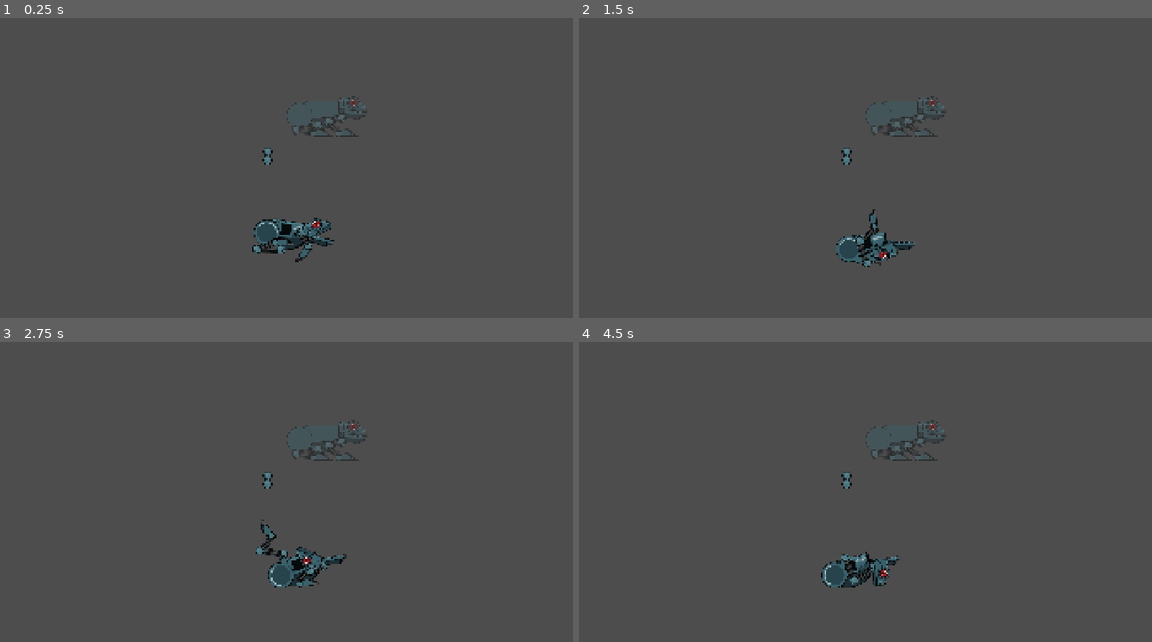
Above: before the commit, frames 1-4 (two rows, left to right).
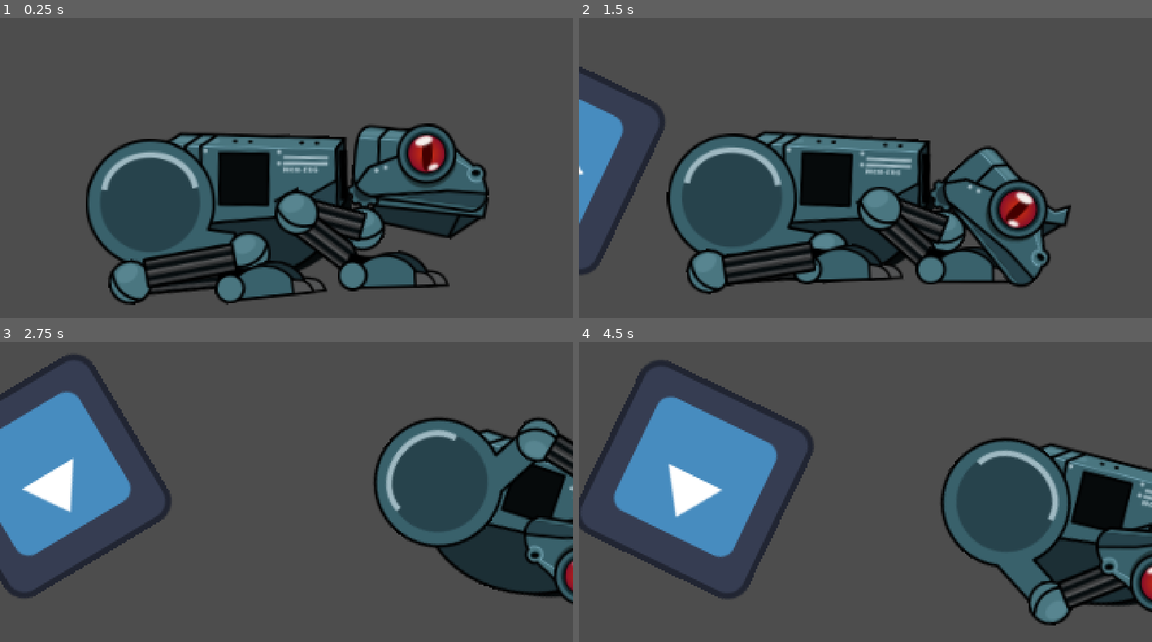
Above: after the commit, the same moments.

Repository: chirp-games/godot-wild-jam-98
Game: Godot game, scene res://game/player/skeleton.tscn
The game is run twice, just before and just after one commit, with the same random seed, the same clock (stepped at 60 frames per second) and the same inputs. The project has no main scene, so this scene is started directly. The engine's default icon, where the game draws it, is replaced by a stand-in: a white triangle on a blue panel in a dark square.
Inputs (mouse positions are in pixels of both pictures, inside the frame that each line leads up to):
- Up to frame 1 (0.25 s): no input
- Up to frame 2 (1.5 s): tap Enter (ui_accept) at 0.5, 0.77 s; move the mouse to (991, 141) at 0.52 s; hold Right (right) 0.53-1.25 s; tap B (enter_build_mode) at 0.6 s; click (991, 141) at 0.67 s; drag from (750, 174) to (836, 222) at 1.27 s
- Up to frame 3 (2.75 s): move the mouse to (343, 411) at 2.02 s; hold Left (left) from 2.03 s (still down); hold Right mouse button (right_click) from 2.03 s (still down)
- Up to frame 4 (4.5 s): release Left (left) at 2.75 s; release Right mouse button (right_click) at 2.75 s; drag from (836, 546) to (693, 432) at 2.77 s; move the mouse to (1037, 531) at 3.52 s; press the mouse at (1037, 531) at 3.53 s; hold Right (right) 3.53-4.25 s; tap Enter (ui_accept) at 3.77 s; release the mouse at (1037, 531) at 4.25 s; drag from (693, 432) to (779, 402) at 4.27 s

The runs differ from the first frame. In frame 1, 31% of the frame differs, in the area x 15-86%, y 26-96%; in frame 2, 31%, in the area x 0-86%, y 16-93%; in frame 3, 28%; in frame 4, 31%.
Error after the commit: Invalid access to property or key 'position' on a base object of type 'null instance'. (res://game/player/skeleton_helper.gd:19)

Commit message:
Looking cooked

Diff:
--- a/game/player/bonescript.gd
+++ b/game/player/bonescript.gd
@@ -8,7 +8,3 @@
 	freeze = true
 	await get_tree().physics_frame
 	freeze = false
-
-func _integrate_forces(state: PhysicsDirectBodyState2D) -> void:
-	if limit_rotation:
-		rotation = clamp(rotation, min_rotation, max_rotation)
--- /dev/null
+++ b/game/player/footscript.gd
@@ -0,0 +1,20 @@
+extends "res://game/player/bonescript.gd"
+
+var stick = false
+var on_floor = false
+var floor: Array = []
+
+func _integrate_forces(state: PhysicsDirectBodyState2D) -> void:
+	# https://forum.godotengine.org/t/how-to-check-if-rigid-body-is-on-floor/65679/3
+	var i := 0
+	on_floor = false
+	floor = []
+	while i < state.get_contact_count():
+		var normal := state.get_contact_local_normal(i)
+		#  1.0 would be perfectly straight up
+		#  0.0 is a wall
+		# -1.0 is a ceiling
+		if normal.dot(Vector2.UP) > 0.3: # this can be dialed in
+			floor.push_back(state.get_contact_collider_object(i))
+			on_floor = true
+		i += 1
--- a/game/player/skeleton.tscn
+++ b/game/player/skeleton.tscn
@@ -18,7 +18,10 @@
 [ext_resource type="Texture2D" uid="uid://dp6tseykdfxw1" path="res://assets/mech/front_leg_knee.png" id="15_22cju"]
 [ext_resource type="Texture2D" uid="uid://dak4wng1ttvt0" path="res://assets/mech/front_shoulder.png" id="16_wrff0"]
 [ext_resource type="Script" uid="uid://cn1jkdvg83ad" path="res://game/player/bonescript.gd" id="17_jyv1f"]
+[ext_resource type="Script" uid="uid://d08u66rfuf7sd" path="res://game/player/footscript.gd" id="18_y3vfw"]
 [ext_resource type="Script" uid="uid://y41pwcwnvd4a" path="res://game/player/rgff.gd" id="19_xjw62"]
+[ext_resource type="Texture2D" uid="uid://c8o38o30vq1wj" path="res://icon.svg" id="20_lmb3y"]
+[ext_resource type="Script" uid="uid://chy8inwh5wqxu" path="res://game/player/tmp.gd" id="20_q13t3"]
 
 [sub_resource type="SkeletonModification2DPhysicalBones" id="SkeletonModification2DPhysicalBones_mfhbq"]
 physical_bone_chain_length = 9
@@ -44,17 +47,20 @@
 [sub_resource type="RectangleShape2D" id="RectangleShape2D_74rma"]
 size = Vector2(47.384407, 20)
 
+[sub_resource type="PhysicsMaterial" id="PhysicsMaterial_xjw62"]
+friction = 10.0
+
 [sub_resource type="CircleShape2D" id="CircleShape2D_g4v7s"]
 radius = 9.0
 
 [sub_resource type="CircleShape2D" id="CircleShape2D_kaco7"]
-radius = 42.0
+radius = 38.0
 
 [sub_resource type="RectangleShape2D" id="RectangleShape2D_rh0cn"]
-size = Vector2(76.895485, 20)
+size = Vector2(60, 9)
 
 [sub_resource type="RectangleShape2D" id="RectangleShape2D_gl4q8"]
-size = Vector2(65.32082, 18.796524)
+size = Vector2(43.89777, 10.625719)
 
 [sub_resource type="PhysicsMaterial" id="PhysicsMaterial_heo5q"]
 friction = 10.0
@@ -75,12 +81,22 @@
 [sub_resource type="RectangleShape2D" id="RectangleShape2D_jyv1f"]
 size = Vector2(100, 0.2)
 
+[sub_resource type="PhysicsMaterial" id="PhysicsMaterial_y3vfw"]
+friction = 100.0
+rough = true
+
+[sub_resource type="RectangleShape2D" id="RectangleShape2D_y3vfw"]
+size = Vector2(128, 128)
+
 [node name="Player" type="Node2D" unique_id=1202274876]
 z_index = 90
 script = ExtResource("1_heo5q")
 
+[node name="Origin" type="Sprite2D" parent="." unique_id=966211339]
+texture = ExtResource("20_lmb3y")
+
 [node name="Skeleton" type="Skeleton2D" parent="." unique_id=634421146]
-position = Vector2(19, 220)
+position = Vector2(28, 289)
 modification_stack = SubResource("SkeletonModificationStack2D_gm6uc")
 script = ExtResource("1_mfhbq")
 
@@ -124,9 +140,6 @@
 [node name="FrontFoot" type="Bone2D" parent="Skeleton/Torso/FrontLegUpper/FrontLegLower" unique_id=2084860172]
 position = Vector2(35, 40)
 rest = Transform2D(1, 0, 0, 1, 35, 40)
-auto_calculate_length_and_angle = false
-length = 40.0
-bone_angle = 0.0
 metadata/_local_pose_override_enabled_ = true
 
 [node name="FrontAnkle" type="Sprite2D" parent="Skeleton/Torso/FrontLegUpper/FrontLegLower/FrontFoot" unique_id=78723055]
@@ -139,6 +152,7 @@
 
 [node name="Hip" type="Bone2D" parent="Skeleton/Torso" unique_id=1639960972]
 position = Vector2(-132, 11)
+rotation = 0.31415927
 rest = Transform2D(1, 0, 0, 1, -132, 11)
 metadata/_local_pose_override_enabled_ = true
 
@@ -149,42 +163,41 @@
 [node name="BackLegUpper" type="Bone2D" parent="Skeleton/Torso/Hip" unique_id=1768333170]
 position = Vector2(65, 34)
 rest = Transform2D(1, 0, 0, 1, 65, 34)
+editor_settings/show_bone_gizmo = false
 metadata/_local_pose_override_enabled_ = true
 
 [node name="BackLegKneeOne" type="Sprite2D" parent="Skeleton/Torso/Hip/BackLegUpper" unique_id=203887921]
 texture = ExtResource("11_bp242")
+
+[node name="BackLegLower" type="Bone2D" parent="Skeleton/Torso/Hip/BackLegUpper" unique_id=305870810]
+position = Vector2(-79, 16)
+rest = Transform2D(1, 0, 0, 1, -79, 16)
+editor_settings/show_bone_gizmo = false
+metadata/_local_pose_override_enabled_ = true
+
+[node name="BackLegBottom" type="Sprite2D" parent="Skeleton/Torso/Hip/BackLegUpper/BackLegLower" unique_id=40953053]
+position = Vector2(38, 3)
+texture = ExtResource("9_brh81")
+
+[node name="BackLegKnee2" type="Sprite2D" parent="Skeleton/Torso/Hip/BackLegUpper/BackLegLower" unique_id=1172838828]
+texture = ExtResource("10_ib3u0")
+
+[node name="BackFoot" type="Bone2D" parent="Skeleton/Torso/Hip/BackLegUpper/BackLegLower" unique_id=1880700446]
+position = Vector2(65, 9)
+rest = Transform2D(1, 0, 0, 1, 64, 13)
+metadata/_local_pose_override_enabled_ = true
+
+[node name="FrontAnkle" type="Sprite2D" parent="Skeleton/Torso/Hip/BackLegUpper/BackLegLower/BackFoot" unique_id=430912935]
+position = Vector2(4.5, -8)
+texture = ExtResource("2_gh012")
+
+[node name="Foot" type="Sprite2D" parent="Skeleton/Torso/Hip/BackLegUpper/BackLegLower/BackFoot" unique_id=1306850573]
+position = Vector2(27.5, -3)
+texture = ExtResource("3_usp30")
 
 [node name="BackLegTop" type="Sprite2D" parent="Skeleton/Torso/Hip/BackLegUpper" unique_id=1182707288]
 position = Vector2(-39, 9)
 texture = ExtResource("8_kjljb")
-
-[node name="BackLegLower" type="Bone2D" parent="Skeleton/Torso/Hip/BackLegUpper" unique_id=305870810]
-position = Vector2(-79, 16)
-rest = Transform2D(1, 0, 0, 1, -79, 16)
-metadata/_local_pose_override_enabled_ = true
-
-[node name="BackLegKnee2" type="Sprite2D" parent="Skeleton/Torso/Hip/BackLegUpper/BackLegLower" unique_id=1172838828]
-texture = ExtResource("10_ib3u0")
-
-[node name="BackLegBottom" type="Sprite2D" parent="Skeleton/Torso/Hip/BackLegUpper/BackLegLower" unique_id=40953053]
-position = Vector2(42, 6)
-texture = ExtResource("9_brh81")
-
-[node name="BackFoot" type="Bone2D" parent="Skeleton/Torso/Hip/BackLegUpper/BackLegLower" unique_id=1880700446]
-position = Vector2(64, 13)
-rest = Transform2D(1, 0, 0, 1, 64, 13)
-auto_calculate_length_and_angle = false
-length = 50.0
-bone_angle = 0.0
-metadata/_local_pose_override_enabled_ = true
-
-[node name="FrontAnkle" type="Sprite2D" parent="Skeleton/Torso/Hip/BackLegUpper/BackLegLower/BackFoot" unique_id=430912935]
-position = Vector2(4.5, -8)
-texture = ExtResource("2_gh012")
-
-[node name="Foot" type="Sprite2D" parent="Skeleton/Torso/Hip/BackLegUpper/BackLegLower/BackFoot" unique_id=1306850573]
-position = Vector2(27.5, -3)
-texture = ExtResource("3_usp30")
 
 [node name="Head" type="Bone2D" parent="Skeleton/Torso" unique_id=800167006]
 position = Vector2(12, -2)
@@ -207,7 +220,7 @@
 script = ExtResource("17_jyv1f")
 
 [node name="CollisionPolygon2D" type="CollisionPolygon2D" parent="Skeleton/Spine" unique_id=1294524556]
-position = Vector2(-54, 17)
+position = Vector2(-54, 18)
 polygon = PackedVector2Array(-80, 9, -82, -37, -59.5, -51.5, 51, -54, 56, -16, 56, 0, 44, 22, 26, 35, 0, 43, -23, 46, -48, 41, -65, 33, -75, 22)
 
 [node name="FrontLegUpper" type="PhysicalBone2D" parent="Skeleton/Spine" unique_id=375271140]
@@ -222,11 +235,7 @@
 unique_name_in_owner = true
 node_a = NodePath("../..")
 node_b = NodePath("..")
-angular_limit_enabled = true
-angular_limit_lower = -1.8186331
-angular_limit_upper = 1.2548918
-motor_enabled = true
-motor_target_velocity = 40.0
+disable_collision = false
 
 [node name="CollisionShape2D" type="CollisionShape2D" parent="Skeleton/Spine/FrontLegUpper" unique_id=803342897]
 position = Vector2(-21.626072, 5.7199564)
@@ -250,23 +259,23 @@
 unique_name_in_owner = true
 node_a = NodePath("../..")
 node_b = NodePath("..")
-motor_enabled = true
-motor_target_velocity = -50.0
+disable_collision = false
 
 [node name="FrontFoot" type="PhysicalBone2D" parent="Skeleton/Spine/FrontLegUpper/FrontLegLower" unique_id=526711555]
 position = Vector2(35, 40)
 collision_layer = 2
+physics_material_override = SubResource("PhysicsMaterial_xjw62")
 bone2d_nodepath = NodePath("../../../../Torso/FrontLegUpper/FrontLegLower/FrontFoot")
 bone2d_index = 3
-simulate_physics = true
-script = ExtResource("17_jyv1f")
+auto_configure_joint = false
+simulate_physics = true
+script = ExtResource("18_y3vfw")
 
 [node name="FrontAnkle" type="PinJoint2D" parent="Skeleton/Spine/FrontLegUpper/FrontLegLower/FrontFoot" unique_id=1068294014]
 unique_name_in_owner = true
 node_a = NodePath("../..")
 node_b = NodePath("..")
-motor_enabled = true
-motor_target_velocity = 50.0
+disable_collision = false
 
 [node name="Ankle" type="CollisionShape2D" parent="Skeleton/Spine/FrontLegUpper/FrontLegLower/FrontFoot" unique_id=124910151]
 shape = SubResource("CircleShape2D_g4v7s")
@@ -277,6 +286,7 @@
 [node name="Hip" type="PhysicalBone2D" parent="Skeleton/Spine" unique_id=178193537]
 position = Vector2(-132, 11)
 collision_layer = 2
+continuous_cd = 2
 bone2d_nodepath = NodePath("../../Torso/Hip")
 bone2d_index = 4
 simulate_physics = true
@@ -289,21 +299,24 @@
 unique_name_in_owner = true
 node_a = NodePath("../..")
 node_b = NodePath("..")
-angular_limit_enabled = true
-angular_limit_upper = 2.0943952
-motor_enabled = true
-motor_target_velocity = 80.0
+disable_collision = false
 
 [node name="BackLegUpper" type="PhysicalBone2D" parent="Skeleton/Spine/Hip" unique_id=1559069283]
 position = Vector2(65, 34)
 collision_layer = 2
+continuous_cd = 2
 bone2d_nodepath = NodePath("../../../Torso/Hip/BackLegUpper")
 bone2d_index = 5
 simulate_physics = true
 script = ExtResource("17_jyv1f")
 
+[node name="CollisionPolygon2D" type="CollisionPolygon2D" parent="Skeleton/Spine/Hip/BackLegUpper" unique_id=1970894223]
+position = Vector2(-3.8146973e-06, 1.5258789e-05)
+rotation = -0.19198622
+polygon = PackedVector2Array(-70.225, 1.75, -70.24037, -5.5036316, -80.601, 0.6)
+
 [node name="CollisionShape2D" type="CollisionShape2D" parent="Skeleton/Spine/Hip/BackLegUpper" unique_id=911202]
-position = Vector2(-38, 8)
+position = Vector2(-40, 5)
 rotation = -0.19120474
 shape = SubResource("RectangleShape2D_rh0cn")
 
@@ -311,51 +324,54 @@
 unique_name_in_owner = true
 node_a = NodePath("../..")
 node_b = NodePath("..")
-motor_enabled = true
-motor_target_velocity = 40.0
+disable_collision = false
 
 [node name="BackLegLower" type="PhysicalBone2D" parent="Skeleton/Spine/Hip/BackLegUpper" unique_id=1461791939]
 position = Vector2(-79, 16)
 collision_layer = 2
+continuous_cd = 2
 bone2d_nodepath = NodePath("../../../../Torso/Hip/BackLegUpper/BackLegLower")
 bone2d_index = 6
 simulate_physics = true
 script = ExtResource("17_jyv1f")
 
 [node name="CollisionShape2D" type="CollisionShape2D" parent="Skeleton/Spine/Hip/BackLegUpper/BackLegLower" unique_id=2427312]
-position = Vector2(32, 6)
-rotation = 0.10567293
-scale = Vector2(0.99999994, 0.99999994)
+position = Vector2(33.912678, 6.3223877)
+rotation = 0.078539826
+scale = Vector2(0.9999998, 0.9999998)
 shape = SubResource("RectangleShape2D_gl4q8")
 
+[node name="CollisionPolygon2D" type="CollisionPolygon2D" parent="Skeleton/Spine/Hip/BackLegUpper/BackLegLower" unique_id=968860291]
+polygon = PackedVector2Array(12.45, -0.7, 11.62, 9.9, 0.01, 0)
+
 [node name="BackKnee" type="PinJoint2D" parent="Skeleton/Spine/Hip/BackLegUpper/BackLegLower" unique_id=1824094392]
 unique_name_in_owner = true
 node_a = NodePath("../..")
 node_b = NodePath("..")
-motor_enabled = true
-motor_target_velocity = -110.0
+disable_collision = false
 
 [node name="BackFoot" type="PhysicalBone2D" parent="Skeleton/Spine/Hip/BackLegUpper/BackLegLower" unique_id=296062197]
-position = Vector2(64, 13)
+position = Vector2(65, 9)
 collision_layer = 2
 physics_material_override = SubResource("PhysicsMaterial_heo5q")
+continuous_cd = 2
 bone2d_nodepath = NodePath("../../../../../Torso/Hip/BackLegUpper/BackLegLower/BackFoot")
 bone2d_index = 7
-simulate_physics = true
-script = ExtResource("17_jyv1f")
+auto_configure_joint = false
+simulate_physics = true
+script = ExtResource("18_y3vfw")
+
+[node name="BackAnkle" type="PinJoint2D" parent="Skeleton/Spine/Hip/BackLegUpper/BackLegLower/BackFoot" unique_id=478208290]
+unique_name_in_owner = true
+node_a = NodePath("../..")
+node_b = NodePath("..")
+disable_collision = false
 
 [node name="Ankle" type="CollisionShape2D" parent="Skeleton/Spine/Hip/BackLegUpper/BackLegLower/BackFoot" unique_id=1386536092]
 shape = SubResource("CircleShape2D_g4v7s")
 
-[node name="BackAnkle" type="PinJoint2D" parent="Skeleton/Spine/Hip/BackLegUpper/BackLegLower/BackFoot" unique_id=478208290]
-unique_name_in_owner = true
-node_a = NodePath("../..")
-node_b = NodePath("..")
-motor_enabled = true
-motor_target_velocity = 3.0
-
 [node name="Foot" type="CollisionPolygon2D" parent="Skeleton/Spine/Hip/BackLegUpper/BackLegLower/BackFoot" unique_id=672438264]
-polygon = PackedVector2Array(-3, -15, 15, -12, 28, -15, 37, -14, 46, -8, 50, -2, 58, -1, 62, 3, 65, 9, 0, 9, -6, 0, -6, -10)
+polygon = PackedVector2Array(5, -7, 15, -12, 28, -15, 37, -14, 46, -8, 50, -2, 58, -1, 62, 3, 65, 9, 0, 9)
 
 [node name="Head" type="PhysicalBone2D" parent="Skeleton/Spine" unique_id=155870823]
 position = Vector2(12, -2)
@@ -369,15 +385,14 @@
 unique_name_in_owner = true
 node_a = NodePath("../..")
 node_b = NodePath("..")
-motor_enabled = true
-motor_target_velocity = -22.0
+disable_collision = false
 
 [node name="CollisionShape2D" type="CollisionShape2D" parent="Skeleton/Spine/Head" unique_id=1366250040]
 position = Vector2(36, -22)
 shape = SubResource("RectangleShape2D_h3fx5")
 
 [node name="BackTarget" type="Marker2D" parent="." unique_id=280282172]
-position = Vector2(-42, 64)
+position = Vector2(-65, 298)
 
 [node name="FrontTarget" type="Marker2D" parent="." unique_id=840696397]
 position = Vector2(39, 144)
@@ -388,6 +403,8 @@
 texture = ExtResource("5_eeltd")
 
 [node name="Camera2D" type="Camera2D" parent="." unique_id=1505775540]
+position = Vector2(26, 272)
+zoom = Vector2(5, 5)
 
 [node name="StaticBody2D" type="StaticBody2D" parent="." unique_id=875768222]
 position = Vector2(-9, 370)
@@ -451,3 +468,20 @@
 [node name="CollisionShape2D" type="CollisionShape2D" parent="StaticBody2D3" unique_id=910625212]
 shape = SubResource("RectangleShape2D_jyv1f")
 disabled = true
+
+[node name="RigidBody2D" type="RigidBody2D" parent="." unique_id=108748743]
+position = Vector2(-320, 231)
+physics_material_override = SubResource("PhysicsMaterial_y3vfw")
+contact_monitor = true
+max_contacts_reported = 1
+script = ExtResource("20_q13t3")
+
+[node name="Sprite2D" type="Sprite2D" parent="RigidBody2D" unique_id=1257274436]
+texture = ExtResource("20_lmb3y")
+
+[node name="CollisionShape2D" type="CollisionShape2D" parent="RigidBody2D" unique_id=685289858]
+shape = SubResource("RectangleShape2D_y3vfw")
+
+[node name="Angle" type="Sprite2D" parent="RigidBody2D" unique_id=765376384]
+unique_name_in_owner = true
+texture = ExtResource("10_ib3u0")
--- a/game/player/skeleton_helper.gd
+++ b/game/player/skeleton_helper.gd
@@ -9,31 +9,14 @@
 @onready var bs: PinJoint2D = %BackShoulder
 @onready var hp: PinJoint2D = %Hip
 @onready var hd: PinJoint2D = %Head
+@onready var fam: Marker2D = %FAM
 
 func _physics_process(delta: float) -> void:
 
-	var direction := Input.get_axis("left", "right")
+	var direction := Input.get_axis("ui_left", "ui_right")
+	#print(($Spine/Hip as PhysicalBone2D).rotation)
 	if direction:
-		for joint in [fs,fk,fa,ba,bk,bs,hp,hd]:
-			joint.motor_enabled = true
-		hp.motor_target_velocity = 320
-		bk.motor_target_velocity = -440
-		bs.motor_target_velocity = 160
-		ba.motor_target_velocity = 40
-	else:
-		for joint in [fs,fk,fa,ba,bk,bs,hp,hd]:
-			joint.motor_enabled = true
-		for joint in []:
-			joint.motor_enabled = false
-		hp.motor_target_velocity = 80
-		bk.motor_target_velocity = -110
-		bs.motor_target_velocity = 40
-		ba.motor_target_velocity = 3
-		fk.motor_target_velocity = -50
-		fs.motor_target_velocity = 40
-		fa.motor_target_velocity = 50
-		hd.motor_target_velocity = -22
-	print(($Spine/Hip as PhysicalBone2D).rotation)
+		fam.position.x += direction
 
 func set_sprite_visibility(are_visible: bool) -> void:
 	for i in get_bone_count():
--- /dev/null
+++ b/game/player/tmp.gd
@@ -0,0 +1,37 @@
+extends RigidBody2D
+
+var on_floor
+var floor
+var n
+
+# Called when the node enters the scene tree for the first time.
+func _ready() -> void:
+	pass # Replace with function body.
+
+
+# Called every frame. 'delta' is the elapsed time since the previous frame.
+func _physics_process(delta: float) -> void:
+	pass
+
+func _integrate_forces(state: PhysicsDirectBodyState2D) -> void:
+	var direction := Input.get_axis("ui_left", "ui_right")
+	if direction:
+		self.apply_torque(direction * 99999)
+
+	# https://forum.godotengine.org/t/how-to-check-if-rigid-body-is-on-floor/65679/3
+	var i := 0
+	on_floor = false
+	floor = null
+	print(state.get_contact_count())
+	while i < state.get_contact_count():
+		var normal := state.get_contact_local_normal(i)
+		#  1.0 would be perfectly straight up
+		#  0.0 is a wall
+		# -1.0 is a ceiling
+		floor = state.get_contact_collider_object(i)
+		on_floor = true
+		n = normal
+		i += 1
+	print(n)
+	if n:
+		(%Angle as Sprite2D).global_position = n * 200
--- a/project.godot
+++ b/project.godot
@@ -28,13 +28,14 @@
 
 [debug]
 
+gdscript/warnings/directory_rules={
+"res://addons": 0,
+"res://include": 0
+}
 gdscript/warnings/unsafe_property_access=2
 gdscript/warnings/unsafe_method_access=2
 gdscript/warnings/unsafe_cast=2
 gdscript/warnings/unsafe_call_argument=2
-gdscript/warnings/return_value_discarded=1
-gdscript/warnings/static_called_on_instance=2
-gdscript/warnings/missing_await=2
 
 [display]
 
@@ -74,13 +75,13 @@
 , Object(InputEventKey,"resource_local_to_scene":false,"resource_name":"","device":-1,"window_id":0,"alt_pressed":false …(183 unchanged characters)…
 ]
 }
-left={
+l={
 "deadzone": 0.2,
 "events": [Object(InputEventKey,"resource_local_to_scene":false,"resource_name":"","device":-1,"window_id":0,"alt_press …(195 unchanged characters)…
 , Object(InputEventKey,"resource_local_to_scene":false,"resource_name":"","device":-1,"window_id":0,"alt_pressed":false …(182 unchanged characters)…
 ]
 }
-right={
+r={
 "deadzone": 0.2,
 "events": [Object(InputEventKey,"resource_local_to_scene":false,"resource_name":"","device":-1,"window_id":0,"alt_press …(195 unchanged characters)…
 , Object(InputEventKey,"resource_local_to_scene":false,"resource_name":"","device":-1,"window_id":0,"alt_pressed":false …(183 unchanged characters)…
@@ -101,6 +102,30 @@
 "events": [Object(InputEventKey,"resource_local_to_scene":false,"resource_name":"","device":-1,"window_id":0,"alt_press …(191 unchanged characters)…
 ]
 }
+move_left={
+"deadzone": 0.2,
+"events": [Object(InputEventKey,"resource_local_to_scene":false,"resource_name":"","device":-1,"window_id":0,"alt_pressed":false,"shift_pressed":false,"ctrl_pressed":false,"meta_pressed":false,"pressed":false,"keycode":0,"physical_keycode":4194319,"key_label":0,"unicode":0,"location":0,"echo":false,"script":null)
+, Object(InputEventKey,"resource_local_to_scene":false,"resource_name":"","device":-1,"window_id":0,"alt_pressed":false,"shift_pressed":false,"ctrl_pressed":false,"meta_pressed":false,"pressed":false,"keycode":0,"physical_keycode":65,"key_label":0,"unicode":97,"location":0,"echo":false,"script":null)
+]
+}
+move_right={
+"deadzone": 0.2,
+"events": [Object(InputEventKey,"resource_local_to_scene":false,"resource_name":"","device":-1,"window_id":0,"alt_pressed":false,"shift_pressed":false,"ctrl_pressed":false,"meta_pressed":false,"pressed":false,"keycode":0,"physical_keycode":4194321,"key_label":0,"unicode":0,"location":0,"echo":false,"script":null)
+, Object(InputEventKey,"resource_local_to_scene":false,"resource_name":"","device":-1,"window_id":0,"alt_pressed":false,"shift_pressed":false,"ctrl_pressed":false,"meta_pressed":false,"pressed":false,"keycode":0,"physical_keycode":68,"key_label":0,"unicode":100,"location":0,"echo":false,"script":null)
+]
+}
+left={
+"deadzone": 0.2,
+"events": [Object(InputEventKey,"resource_local_to_scene":false,"resource_name":"","device":-1,"window_id":0,"alt_pressed":false,"shift_pressed":false,"ctrl_pressed":false,"meta_pressed":false,"pressed":false,"keycode":0,"physical_keycode":4194319,"key_label":0,"unicode":0,"location":0,"echo":false,"script":null)
+, Object(InputEventKey,"resource_local_to_scene":false,"resource_name":"","device":-1,"window_id":0,"alt_pressed":false,"shift_pressed":false,"ctrl_pressed":false,"meta_pressed":false,"pressed":false,"keycode":0,"physical_keycode":65,"key_label":0,"unicode":97,"location":0,"echo":false,"script":null)
+]
+}
+right={
+"deadzone": 0.2,
+"events": [Object(InputEventKey,"resource_local_to_scene":false,"resource_name":"","device":-1,"window_id":0,"alt_pressed":false,"shift_pressed":false,"ctrl_pressed":false,"meta_pressed":false,"pressed":false,"keycode":0,"physical_keycode":4194321,"key_label":0,"unicode":0,"location":0,"echo":false,"script":null)
+, Object(InputEventKey,"resource_local_to_scene":false,"resource_name":"","device":-1,"window_id":0,"alt_pressed":false,"shift_pressed":false,"ctrl_pressed":false,"meta_pressed":false,"pressed":false,"keycode":0,"physical_keycode":68,"key_label":0,"unicode":100,"location":0,"echo":false,"script":null)
+]
+}
 
 [rendering]
 
Not shown, added: game/player/footscript.gd.uid
Not shown, added: game/player/tmp.gd.uid
